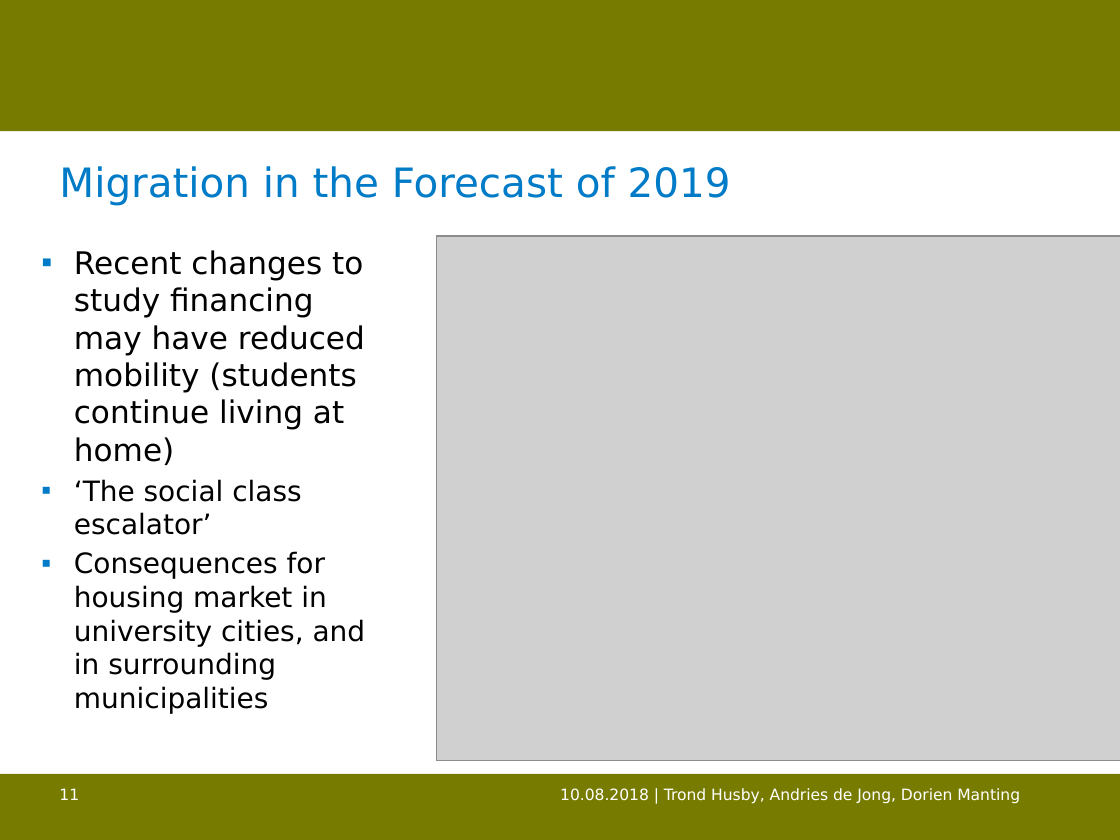
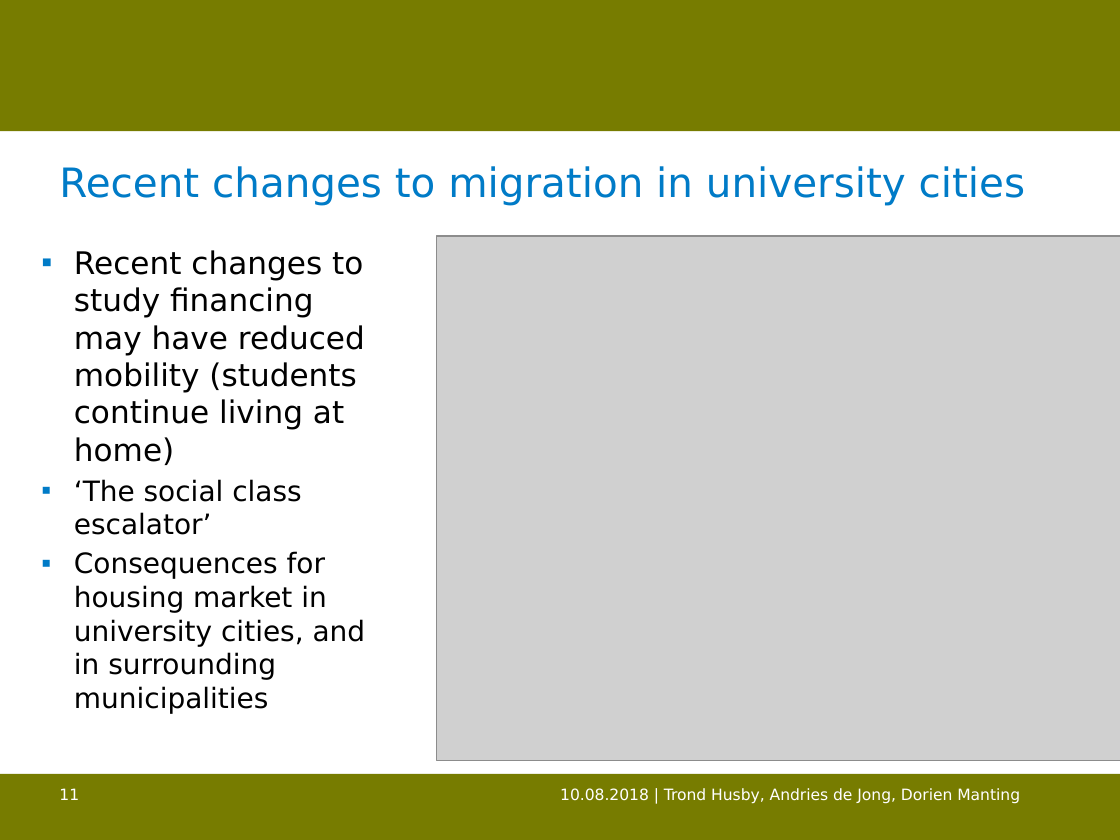
Before and after one commit to trondhusby/mobility_forecast, a slide deck: slide 11 of output/bsps-HUSBY.pptx. Drawn at 1120x840 pixels with LibreOffice and Linux fonts; fonts in the diff are those of the drawing; grey boxes stand for pictures; background and template pictures are left out. Boxes give left, top, right and bottom in pixels: in the first picture for what was removed or moved away, otherwise in the second. Text is boxed around its words. In the diff, an @@ line names an element or a change of style, - is before the commit and + after.

```diff
--- a/output/bsps-HUSBY.pptx
+++ b/output/bsps-HUSBY.pptx
@@ title at bbox=[59, 166, 1025, 206]: text changed @@
-Migration in the Forecast of 2019
+Recent changes to migration in university cities
```
Also in this commit, not shown: 6 other slides changed, 1 other file.
